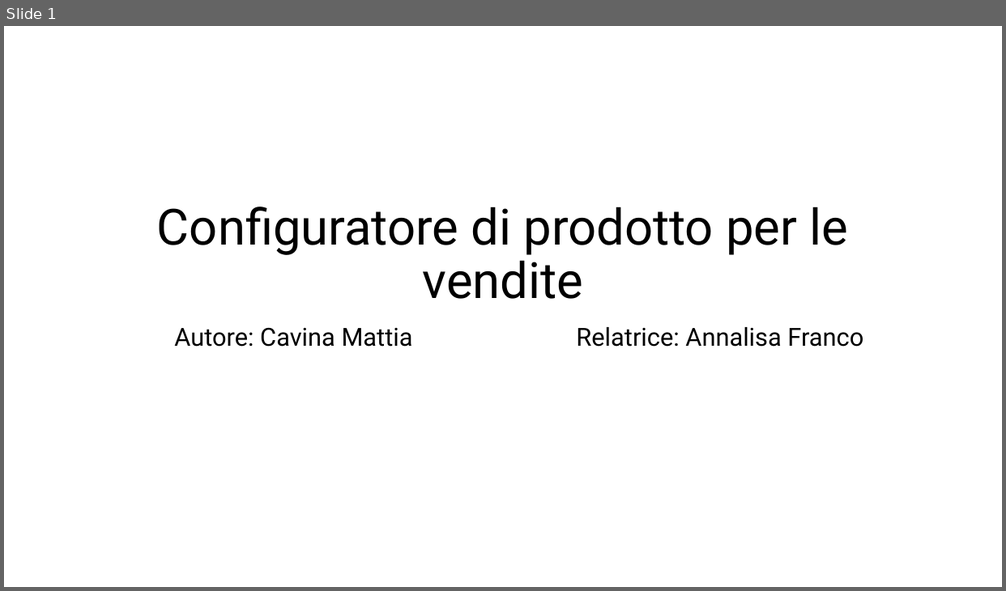
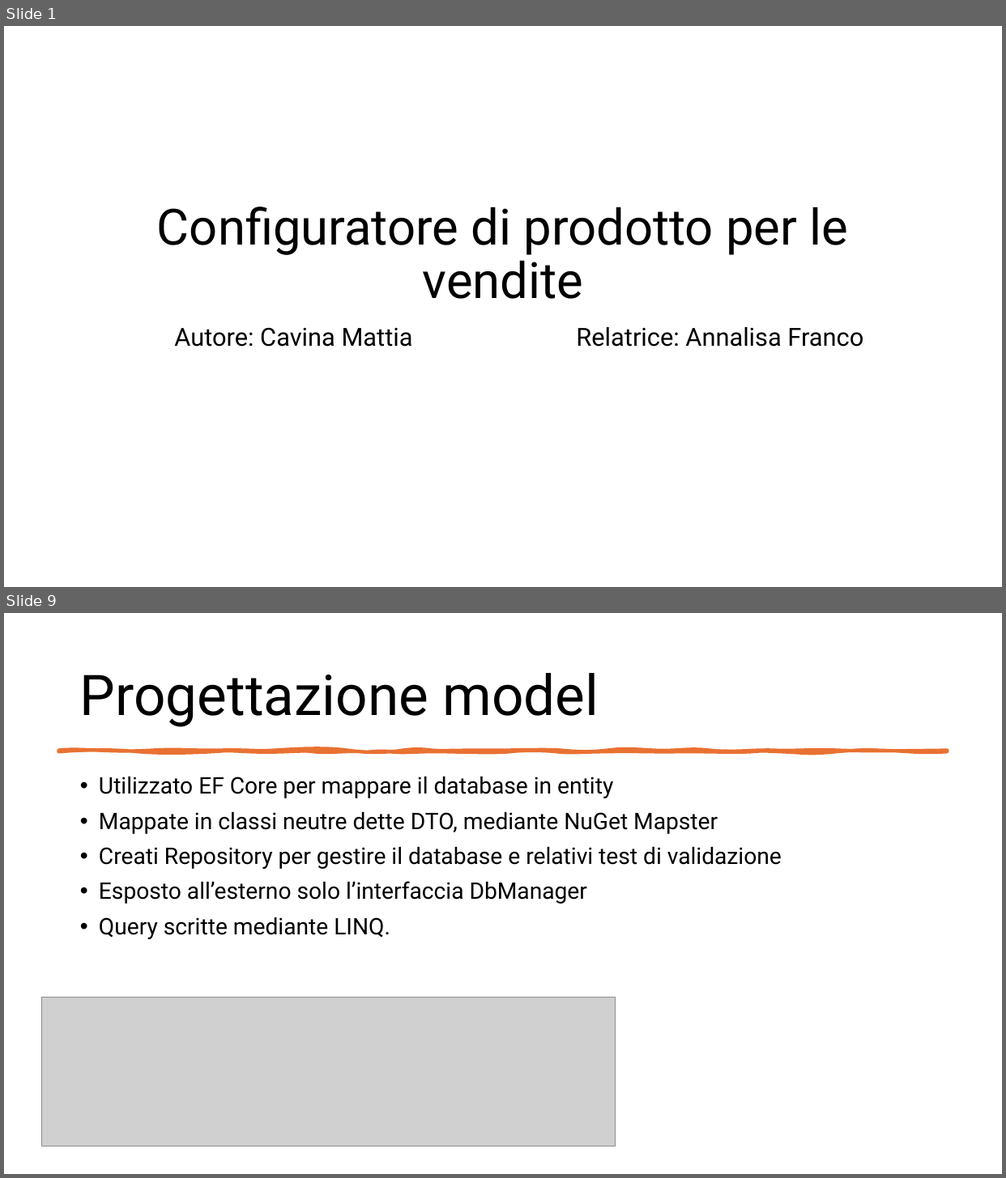
Before and after one commit to Cav95/Tesi_Triennale, a slide deck: Slide/Configuratore di prodotto per le vendite.pptx. Shown one above the other, each under a label of ours: slide 1 before the commit, slides 1 and 9 after it; the slides between them are not shown. The pictures are 1006x591 and 1006x1178 pixels, drawn with LibreOffice and Linux fonts; fonts in the diff are those of the drawing; grey boxes stand for pictures. Boxes give left, top, right and bottom in pixels: in the first picture for what was removed or moved away, otherwise in the second. Text is boxed around its words. In the diff, an @@ line names an element or a change of style, - is before the commit and + after.

```diff
--- a/Slide/Configuratore di prodotto per le vendite.pptx
+++ b/Slide/Configuratore di prodotto per le vendite.pptx
@@ slide 9 added at (4, 613, 1002, 1174), background #FFFFFF @@
@@ title added at (80, 673, 599, 727), 54 pt, text #000000 @@
+Progettazione model
@@ freeform shape added at (58, 750, 948, 752), fill #E97132, outline #E97132 3.25 pt @@
@@ text added at (99, 776, 782, 939), 22 pt, text #000000 @@
+• Utilizzato EF Core per mappare il database in entity
+• Mappate in classi neutre dette DTO, mediante NuGet Mapster
+• Creati Repository per gestire il database e relativi test di validazione
+• Esposto all’esterno solo l’interfaccia DbManager
+• Query scritte mediante LINQ.
@@ picture added at (41, 998, 615, 1147) @@
```
Also in this commit, not shown: 1 slide changed, 9 other slides added, 1 other file.
